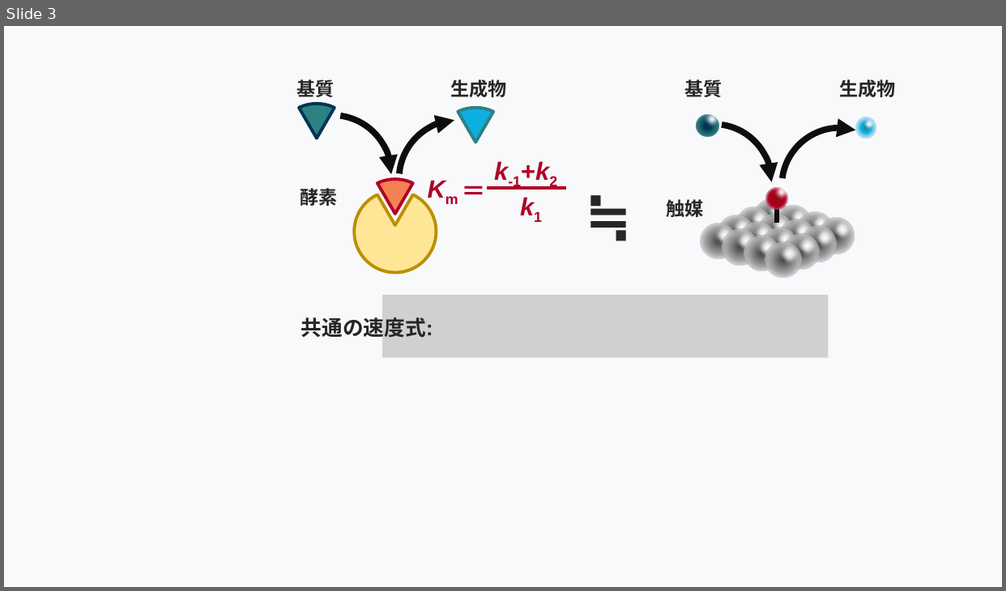
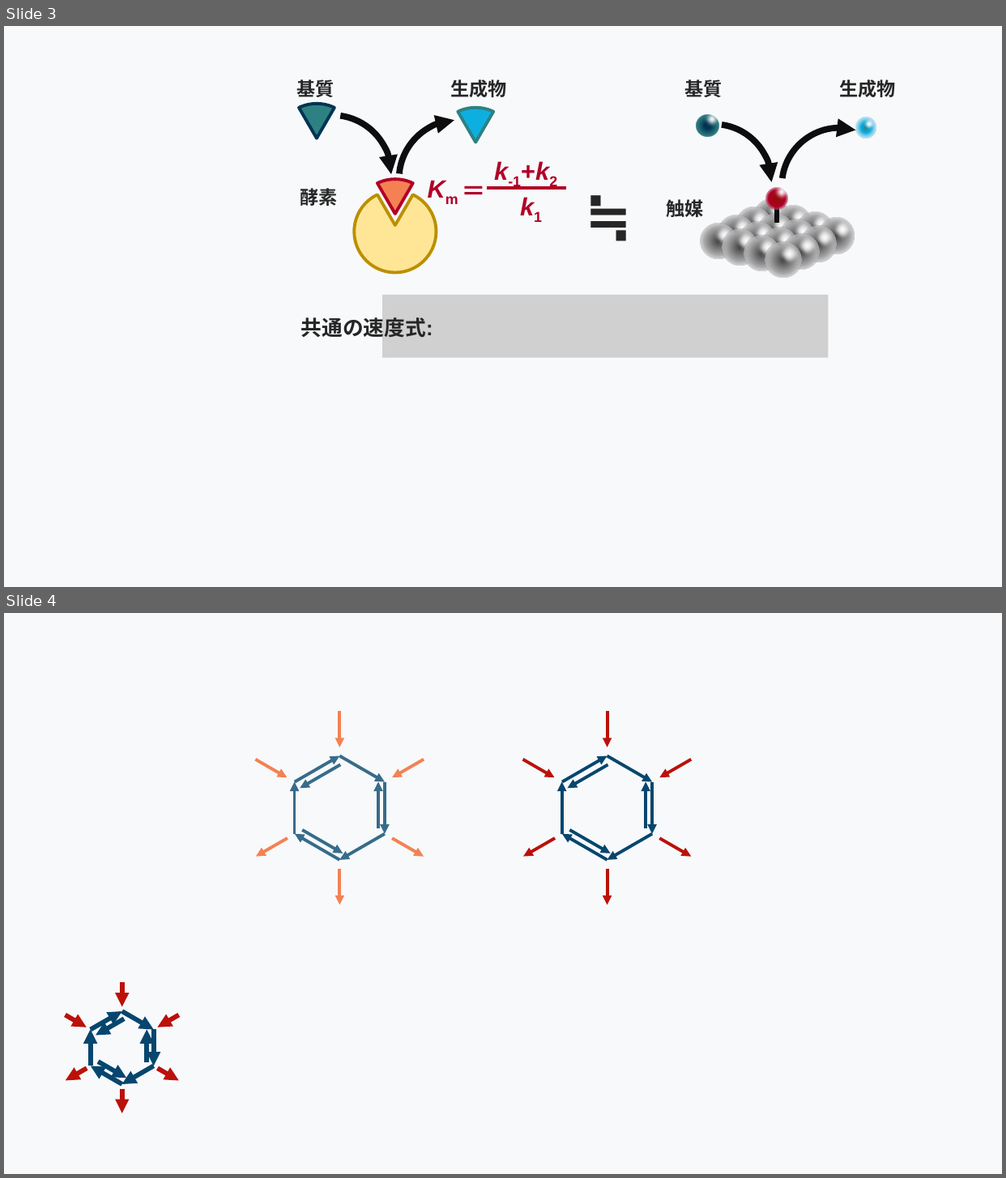
Before and after one commit to HideshiOoka/Homepage, a slide deck: images/HP_Images.pptx. Shown one above the other, each under a label of ours: slide 3 before the commit, slides 3 and 4 after it. The pictures are 1006x591 and 1006x1178 pixels, drawn with LibreOffice and Linux fonts; fonts in the diff are those of the drawing; grey boxes stand for pictures. Boxes give left, top, right and bottom in pixels: in the first picture for what was removed or moved away, otherwise in the second. Text is boxed around its words. In the diff, an @@ line names an element or a change of style, - is before the commit and + after.

```diff
--- a/images/HP_Images.pptx
+++ b/images/HP_Images.pptx
@@ slide 4 added at (x1=4, y1=613, x2=1002, y2=1174), background #F7F9FB @@
@@ group added at (x1=295, y1=756, x2=385, y2=860): 9 arrows @@
@@ group added at (x1=562, y1=756, x2=652, y2=860): 9 arrows @@
@@ group added at (x1=256, y1=711, x2=424, y2=905): 6 arrows @@
@@ group added at (x1=522, y1=711, x2=691, y2=905): 6 arrows @@
@@ group added at (x1=90, y1=1012, x2=154, y2=1084): 9 arrows @@
@@ group added at (x1=66, y1=983, x2=179, y2=1114): 6 arrows @@
```
Also in this commit, not shown: 1 slide removed, 27 other files.
